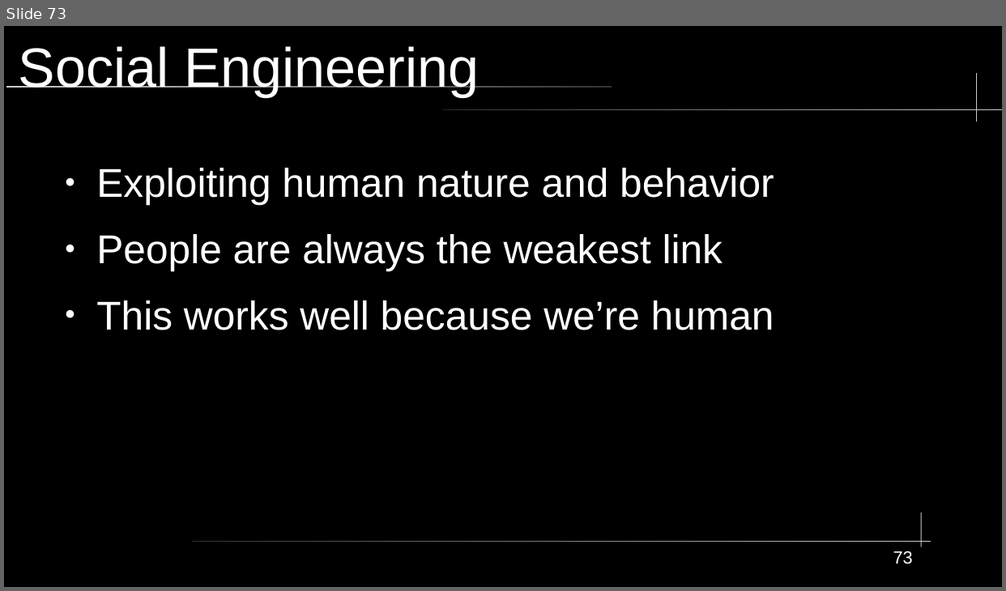
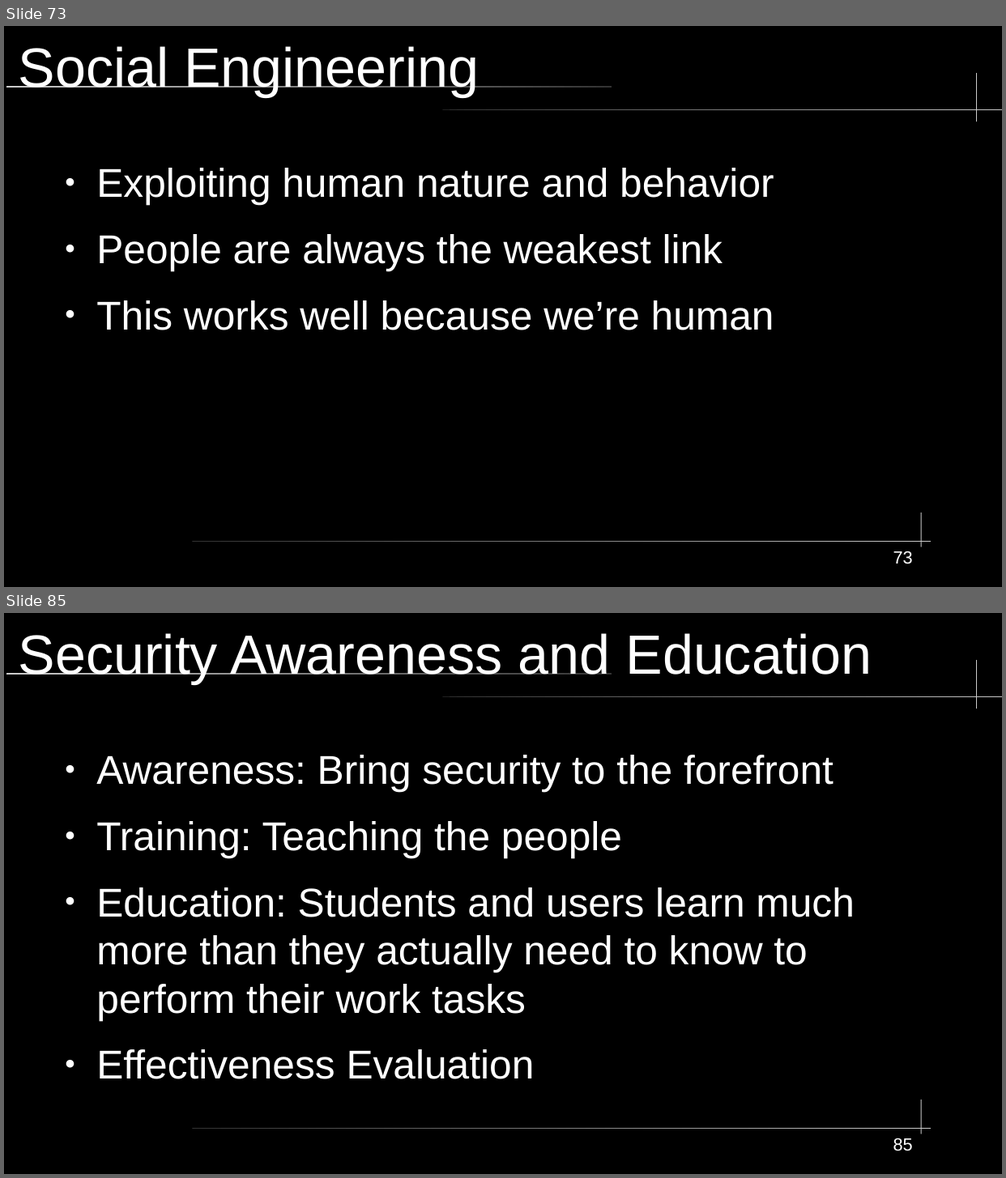
Before and after one commit to City-Colleges-of-Chicago-Cybersecurity/COMPSFI-214, a slide deck: 2026/Spring/powerpoints/Chapter-02-Personnel-Security-and-Risk-Management-Concepts.odp. Shown one above the other, each under a label of ours: slide 73 before the commit, slides 73 and 85 after it; the slides between them are not shown. The pictures are 1006x591 and 1006x1178 pixels, drawn with LibreOffice and Linux fonts; fonts in the diff are those of the drawing. Boxes give left, top, right and bottom in pixels: in the first picture for what was removed or moved away, otherwise in the second. Text is boxed around its words. In the diff, an @@ line names an element or a change of style, - is before the commit and + after.

```diff
--- a/2026/Spring/powerpoints/Chapter-02-Personnel-Security-and-Risk-Management-Concepts.odp
+++ b/2026/Spring/powerpoints/Chapter-02-Personnel-Security-and-Risk-Management-Concepts.odp
@@ slide 85 added at [4,613,1002,1174], background #000000; not listed: 5 template elements that a slide beside it also shows @@
@@ title added at [19,633,872,684], 44 pt, text #FFFFFF @@
+Security Awareness and Education
@@ text added at [96,755,854,1080], 32 pt, text #FFFFFF @@
+● Awareness: Bring security to the forefront
+● Training: Teaching the people
+● Education: Students and users learn much more than they actually need to know to perform their work tasks
+● Effectiveness Evaluation
@@ page number added at [893,1139,913,1152], 14 pt, text #FFFFFF @@
+85
```
Also in this commit, not shown: 1 slide changed, 10 other slides added, 1 slide removed, 2 other files.
